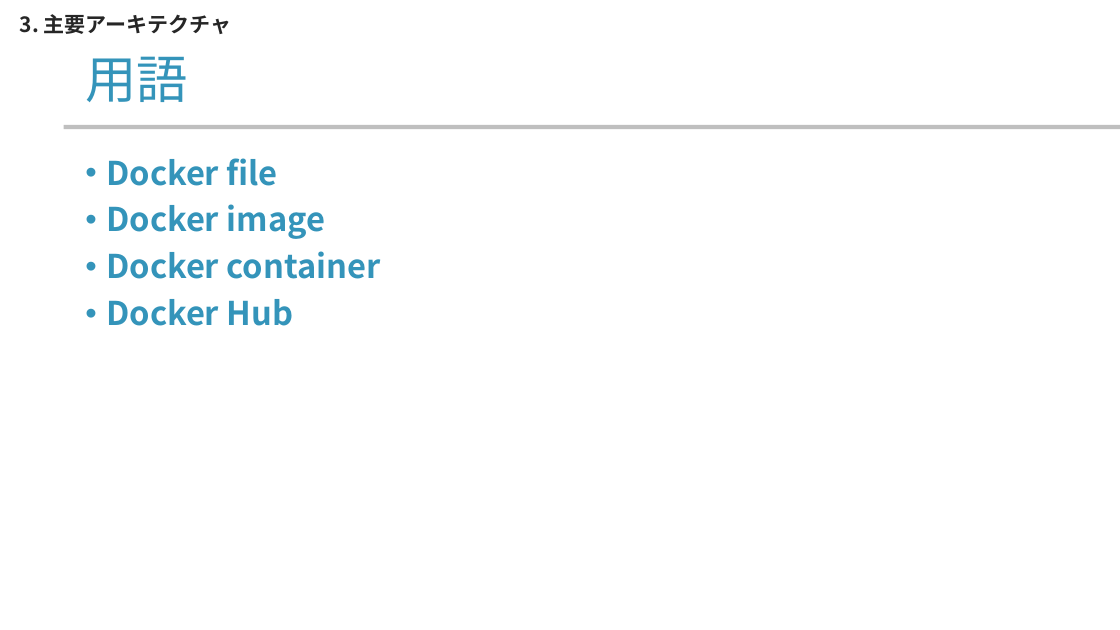
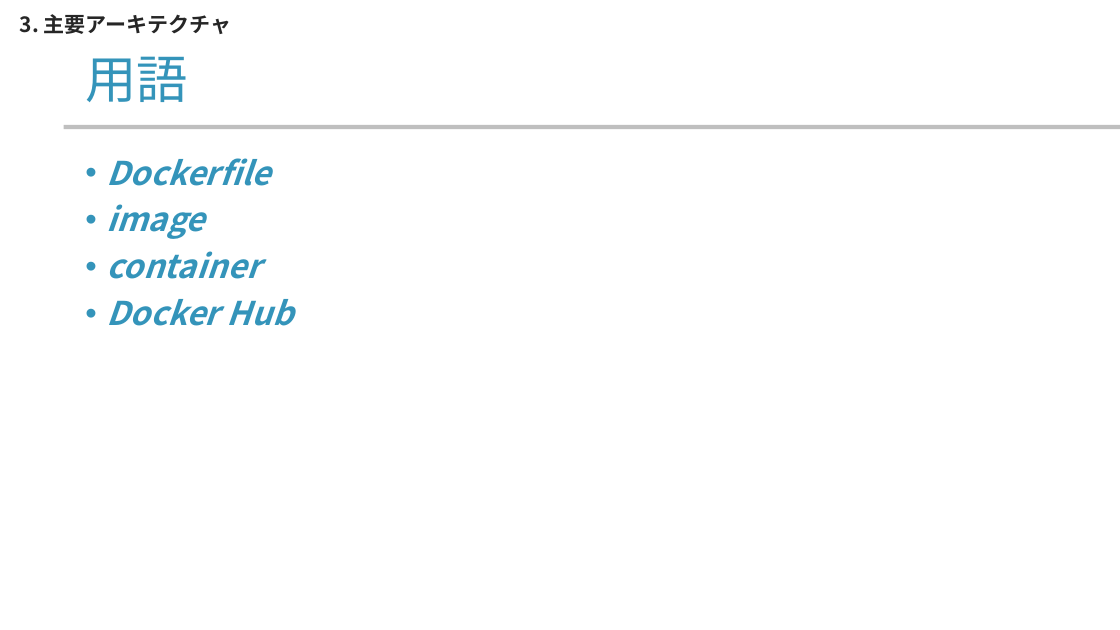
Before and after one commit to yamada-ai/java-prac, a slide deck: slide 11 of docker-container.pptx (slide 10 before the commit). Drawn at 1120x630 pixels with LibreOffice and Linux fonts; fonts in the diff are those of the drawing; background and template pictures are left out. Boxes give left, top, right and bottom in pixels: in the first picture for what was removed or moved away, otherwise in the second. Text is boxed around its words. In the diff, an @@ line names an element or a change of style, - is before the commit and + after.

Commit message:
pptx docker v2

```diff
--- a/docker-container.pptx
+++ b/docker-container.pptx
@@ text at (106, 158, 270, 279): text changed; italic on @@
-• Docker file
-• Docker image
-• Docker container
+• Dockerfile
+• image
+• container
@@ text at (106, 299, 294, 326): italic on in "Docker Hub" @@
```
Also in this commit, not shown: 4 other slides changed, 2 slides added, 1 slide removed.
